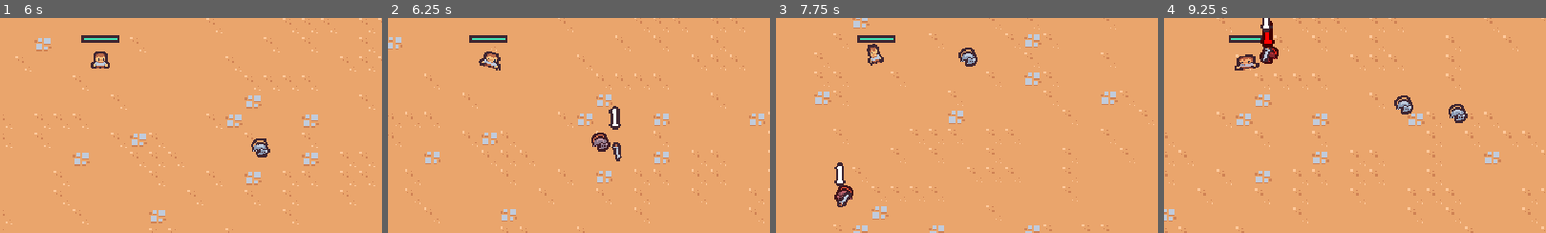
Above: before the commit, frames 1-4 (left to right).
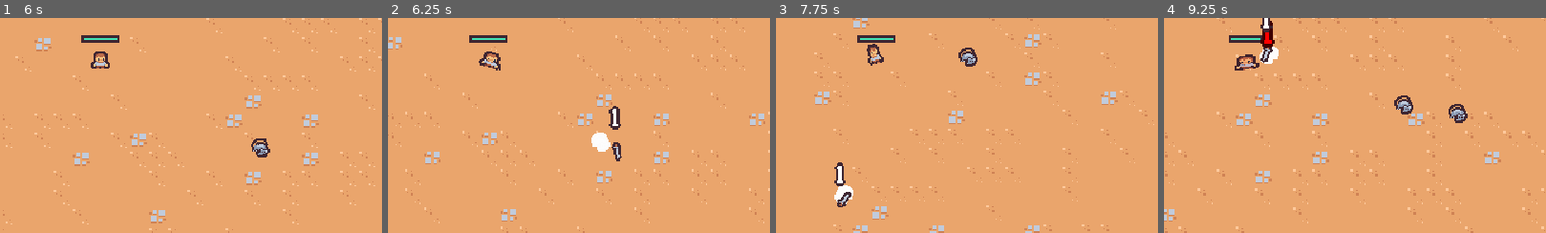
Above: after the commit, the same moments.

Repository: TinyTakinTeller/FirstGodotProject
Game: Godot game, scene res://scenes/main/main.tscn
Two runs of this game, one before a commit and one after it. Both use one fixed random seed, a clock stepped at 60 frames per second and the inputs below.
Inputs (mouse positions are % of the whole screen's width and height, from its top left):
- Up to frame 1 (6 s): move the mouse to (72, 45) at 0.52 s; press the mouse at (72, 45) at 0.53 s; hold Right (move_right) 0.53-1.28 s; move the mouse to (30, 55) at 1.27 s; release the mouse at (30, 55) at 1.28 s; hold Down (move_down) 1.28-2.03 s; click (30, 55) at 1.35 s; move the mouse to (60, 28) at 2.02 s; press the mouse at (60, 28) at 2.03 s; hold Right (move_right) 2.03-2.78 s; move the mouse to (45, 70) at 2.77 s; release the mouse at (45, 70) at 2.78 s; hold Up (move_up) 2.78-3.53 s; click (45, 70) at 2.85 s; move the mouse to (80, 65) at 3.52 s; press the mouse at (80, 65) at 3.53 s; hold Left (move_left) 3.53-5.03 s; move the mouse to (20, 35) at 4.27 s; release the mouse at (20, 35) at 4.28 s; click (20, 35) at 4.35 s; move the mouse to (55, 50) at 5.02 s; press the mouse at (55, 50) at 5.03 s; hold Down (move_down) 5.03-5.78 s; move the mouse to (35, 25) at 5.77 s; release the mouse at (35, 25) at 5.78 s; hold Right (move_right) from 5.78 s (still down); click (35, 25) at 5.85 s
- Up to frame 2 (6.25 s): keep holding Right (move_right)
- Up to frame 3 (7.75 s): move the mouse to (72, 45) at 6.52 s; release Right (move_right) at 6.53 s; press the mouse at (72, 45) at 6.53 s; hold Up (move_up) 6.53-7.28 s; move the mouse to (30, 55) at 7.27 s; release the mouse at (30, 55) at 7.28 s; hold Right (move_right) from 7.28 s (still down); click (30, 55) at 7.35 s
- Up to frame 4 (9.25 s): move the mouse to (60, 28) at 8.02 s; release Right (move_right) at 8.03 s; press the mouse at (60, 28) at 8.03 s; hold Down (move_down) 8.03-8.78 s; move the mouse to (45, 70) at 8.77 s; release the mouse at (45, 70) at 8.78 s; hold Left (move_left) from 8.78 s (still down); click (45, 70) at 8.85 s
The pictures show only the part of the screen within x 38-88%, y 38-88%; the shares and areas given below are measured in that part.

Frame 1 is identical in both runs. In frame 2, 0.3% of the frame differs, in the area x 53-59%, y 53-63%; in frame 3, 0.2%; in frame 4, 0.2%.

Commit message:
chapter 3.16 | hit flash shader

Diff:
--- /dev/null
+++ b/scenes/component/hit_flash_component/hit_flash_component.gd
@@ -0,0 +1,27 @@
+extends Node
+
+@export var health_component: HealthComponent
+@export var sprite: Sprite2D
+@export var hit_flash_material: ShaderMaterial
+
+var hit_flash_tween: Tween
+
+
+func _ready():
+	self.health_component.health_changed.connect(self._on_health_changed)
+	self.sprite.material = self.hit_flash_material
+
+
+func _on_health_changed(_health_percent: float) -> void:
+	if self.hit_flash_tween != null && self.hit_flash_tween.is_valid():
+		self.hit_flash_tween.kill()
+
+	var shader: ShaderMaterial = self.sprite.material as ShaderMaterial
+	shader.set_shader_parameter("lerp_percent", 1.0)
+	self.hit_flash_tween = create_tween()
+	(
+		hit_flash_tween
+		. tween_property(sprite.material, "shader_parameter/lerp_percent", 0.0, .25)
+		. set_ease(Tween.EASE_IN)
+		. set_trans(Tween.TRANS_CUBIC)
+	)
--- /dev/null
+++ b/scenes/component/hit_flash_component/hit_flash_component.gdshader
@@ -0,0 +1,15 @@
+shader_type canvas_item;
+
+uniform float lerp_percent : hint_range(0.0, 1.0);
+
+// access sprite.modulate https://github.com/godotengine/godot/issues/49781#issuecomment-1543250039
+varying flat vec4 MODULATE;
+void vertex() {
+	MODULATE = COLOR;
+}
+
+void fragment() {
+	vec4 texture_color = texture(TEXTURE, UV);
+	vec4 final_color = mix(MODULATE * texture_color, vec4(1.0, 1.0, 1.0, texture_color.a), lerp_percent);
+	COLOR = final_color;
+}
--- /dev/null
+++ b/scenes/component/hit_flash_component/hit_flash_component.tscn
@@ -0,0 +1,8 @@
+[gd_scene load_steps=3 format=3 uid="uid://61puemsopib6"]
+
+[ext_resource type="Script" path="res://scenes/component/hit_flash_component/hit_flash_component.gd" id="1_ni11h"]
+[ext_resource type="Material" uid="uid://bgo5r8wk8c7mj" path="res://scenes/component/hit_flash_component/hit_flash_component_material.tres" id="2_ebmf2"]
+
+[node name="HitFlashComponent" type="Node"]
+script = ExtResource("1_ni11h")
+hit_flash_material = ExtResource("2_ebmf2")
--- /dev/null
+++ b/scenes/component/hit_flash_component/hit_flash_component_material.tres
@@ -0,0 +1,8 @@
+[gd_resource type="ShaderMaterial" load_steps=2 format=3 uid="uid://bgo5r8wk8c7mj"]
+
+[ext_resource type="Shader" path="res://scenes/component/hit_flash_component/hit_flash_component.gdshader" id="1_wvfah"]
+
+[resource]
+resource_local_to_scene = true
+shader = ExtResource("1_wvfah")
+shader_parameter/lerp_percent = 0.0
--- a/scenes/enviroment/enemy/basic_enemy/basic_enemy.tscn
+++ b/scenes/enviroment/enemy/basic_enemy/basic_enemy.tscn
@@ -1,11 +1,13 @@
-[gd_scene load_steps=13 format=3 uid="uid://5nvw1i856kr3"]
+[gd_scene load_steps=16 format=3 uid="uid://5nvw1i856kr3"]
 
 [ext_resource type="Script" path="res://scenes/enviroment/enemy/basic_enemy/basic_enemy.gd" id="1_qdj8a"]
 [ext_resource type="PackedScene" uid="uid://btsi3mxa1x8cj" path="res://scenes/component/velocity_component/velocity_component.tscn" id="2_yq3nt"]
 [ext_resource type="PackedScene" uid="uid://b15gytvjddaib" path="res://scenes/component/health_component/health_component.tscn" id="3_f3bbl"]
 [ext_resource type="PackedScene" uid="uid://dt81wfrlba8nc" path="res://scenes/component/vial_drop_component/vial_drop_component.tscn" id="4_bckhg"]
+[ext_resource type="PackedScene" uid="uid://61puemsopib6" path="res://scenes/component/hit_flash_component/hit_flash_component.tscn" id="5_lcrps"]
 [ext_resource type="PackedScene" uid="uid://dp8chvm4dwqrw" path="res://scenes/component/hurtbox_component/hurtbox_component.tscn" id="5_oopxp"]
 [ext_resource type="Texture2D" uid="uid://doylycsw0cefh" path="res://scenes/enviroment/enemy/basic_enemy/basic_enemy.png" id="6_6vlqx"]
+[ext_resource type="Shader" path="res://scenes/component/hit_flash_component/hit_flash_component.gdshader" id="6_knqs8"]
 [ext_resource type="PackedScene" uid="uid://bfr1vtlsrf5io" path="res://scenes/component/death_component/death_component.tscn" id="7_we7y4"]
 
 [sub_resource type="Animation" id="Animation_s5cn4"]
@@ -82,6 +84,11 @@
 "walk": SubResource("Animation_1w064")
 }
 
+[sub_resource type="ShaderMaterial" id="ShaderMaterial_gcelk"]
+resource_local_to_scene = true
+shader = ExtResource("6_knqs8")
+shader_parameter/lerp_percent = 0.0
+
 [sub_resource type="CircleShape2D" id="CircleShape2D_c556f"]
 radius = 12.0
 
@@ -107,6 +114,11 @@
 [node name="VialDropComponent" parent="." node_paths=PackedStringArray("health_component") instance=ExtResource("4_bckhg")]
 health_component = NodePath("../HealthComponent")
 
+[node name="HitFlashComponent" parent="." node_paths=PackedStringArray("health_component", "sprite") instance=ExtResource("5_lcrps")]
+health_component = NodePath("../HealthComponent")
+sprite = NodePath("../Visual/Sprite2D")
+hit_flash_material = SubResource("ShaderMaterial_gcelk")
+
 [node name="HurtboxComponent" parent="." node_paths=PackedStringArray("health_component") instance=ExtResource("5_oopxp")]
 health_component = NodePath("../HealthComponent")
 
--- a/scenes/enviroment/enemy/wizard_enemy/wizard_enemy.tscn
+++ b/scenes/enviroment/enemy/wizard_enemy/wizard_enemy.tscn
@@ -1,11 +1,13 @@
-[gd_scene load_steps=13 format=3 uid="uid://2jscugecl6nk"]
+[gd_scene load_steps=16 format=3 uid="uid://2jscugecl6nk"]
 
 [ext_resource type="Script" path="res://scenes/enviroment/enemy/wizard_enemy/wizard_enemy.gd" id="1_vqrxn"]
 [ext_resource type="PackedScene" uid="uid://btsi3mxa1x8cj" path="res://scenes/component/velocity_component/velocity_component.tscn" id="2_d34k6"]
 [ext_resource type="PackedScene" uid="uid://b15gytvjddaib" path="res://scenes/component/health_component/health_component.tscn" id="3_70clp"]
 [ext_resource type="PackedScene" uid="uid://dt81wfrlba8nc" path="res://scenes/component/vial_drop_component/vial_drop_component.tscn" id="4_au55g"]
 [ext_resource type="PackedScene" uid="uid://dp8chvm4dwqrw" path="res://scenes/component/hurtbox_component/hurtbox_component.tscn" id="5_vrp7k"]
+[ext_resource type="PackedScene" uid="uid://61puemsopib6" path="res://scenes/component/hit_flash_component/hit_flash_component.tscn" id="5_w5iou"]
 [ext_resource type="Texture2D" uid="uid://ddnj4j8l4cpe" path="res://scenes/enviroment/enemy/wizard_enemy/wizard_enemy.png" id="6_6hkq2"]
+[ext_resource type="Shader" path="res://scenes/component/hit_flash_component/hit_flash_component.gdshader" id="6_hbfx2"]
 [ext_resource type="PackedScene" uid="uid://bfr1vtlsrf5io" path="res://scenes/component/death_component/death_component.tscn" id="7_owg2s"]
 
 [sub_resource type="Animation" id="Animation_1w064"]
@@ -112,6 +114,11 @@
 "walk": SubResource("Animation_s5cn4")
 }
 
+[sub_resource type="ShaderMaterial" id="ShaderMaterial_32can"]
+resource_local_to_scene = true
+shader = ExtResource("6_hbfx2")
+shader_parameter/lerp_percent = 0.0
+
 [sub_resource type="CircleShape2D" id="CircleShape2D_c556f"]
 radius = 12.0
 
@@ -139,6 +146,11 @@
 [node name="VialDropComponent" parent="." node_paths=PackedStringArray("health_component") instance=ExtResource("4_au55g")]
 health_component = NodePath("../HealthComponent")
 
+[node name="HitFlashComponent" parent="." node_paths=PackedStringArray("health_component", "sprite") instance=ExtResource("5_w5iou")]
+health_component = NodePath("../HealthComponent")
+sprite = NodePath("../Visual/Sprite2D")
+hit_flash_material = SubResource("ShaderMaterial_32can")
+
 [node name="HurtboxComponent" parent="." node_paths=PackedStringArray("health_component") instance=ExtResource("5_vrp7k")]
 health_component = NodePath("../HealthComponent")
 
Not shown, changed: readme.md
